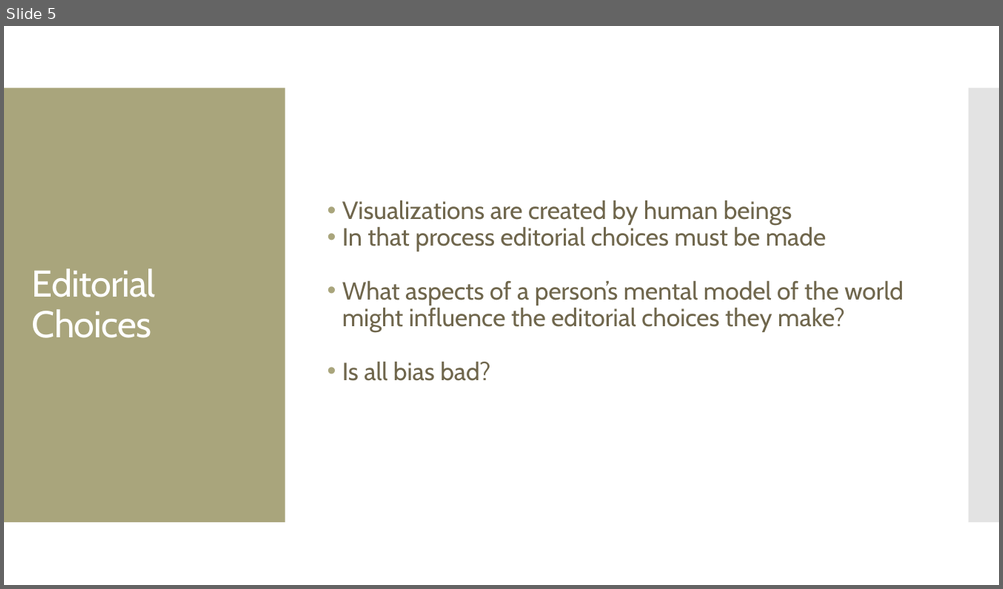
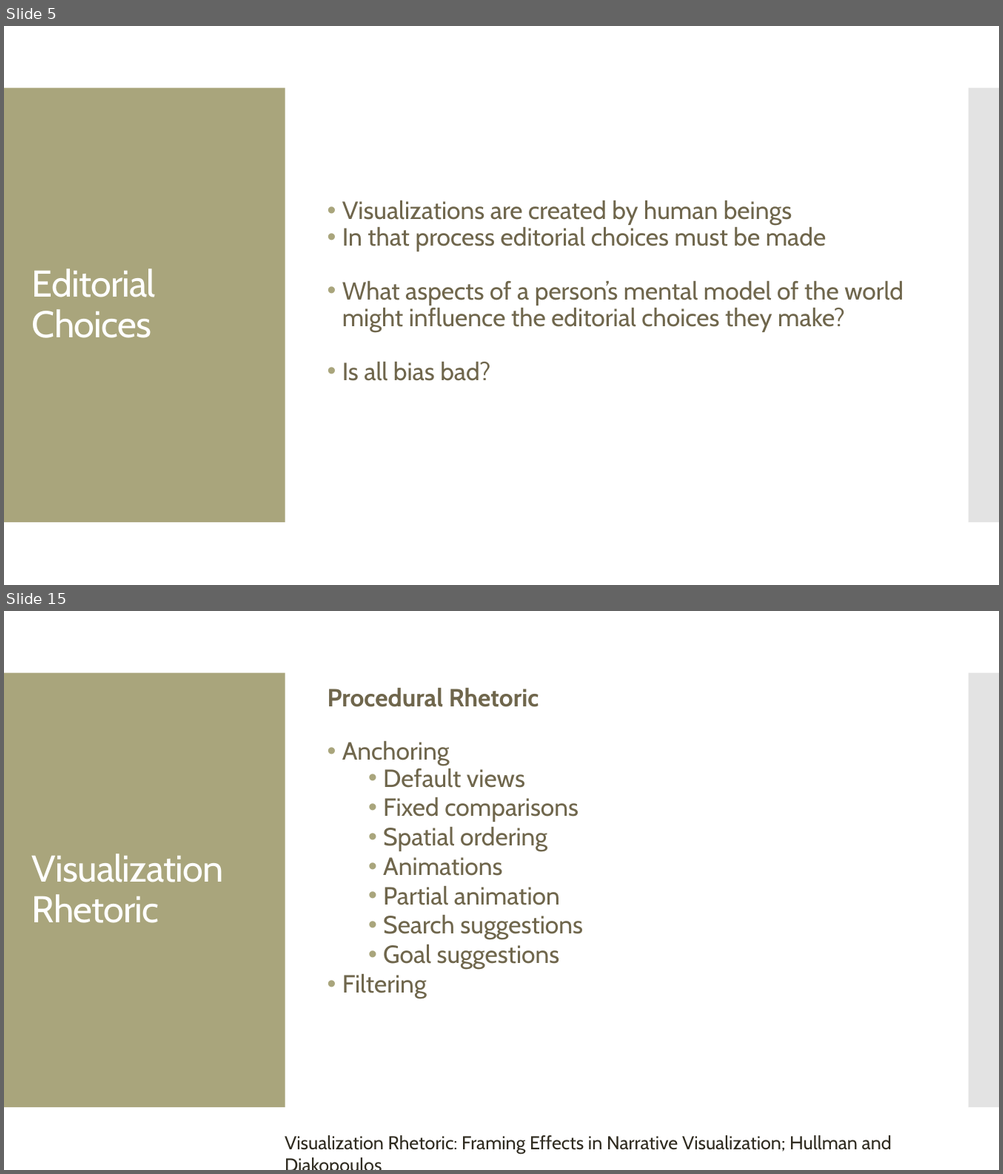
Before and after one commit to amosca01/SDS-CSC109, a slide deck: slides/14-persuasive-vis.pptx. Shown one above the other, each under a label of ours: slide 5 before the commit, slides 5 and 15 after it; the slides between them are not shown. The pictures are 1003x589 and 1003x1174 pixels, drawn with LibreOffice and Linux fonts; fonts in the diff are those of the drawing. Boxes give left, top, right and bottom in pixels: in the first picture for what was removed or moved away, otherwise in the second. Text is boxed around its words. In the diff, an @@ line names an element or a change of style, - is before the commit and + after.

```diff
--- a/slides/14-persuasive-vis.pptx
+++ b/slides/14-persuasive-vis.pptx
@@ slide 15 added at box(4, 611, 999, 1170), background #FFFFFF; not listed: 2 template elements that a slide beside it also shows @@
@@ text added at box(327, 688, 583, 999), 24 pt, text #6F664C @@
+Procedural Rhetoric
+• Anchoring
+  • Default views
+  • Fixed comparisons
+  • Spatial ordering
+  • Animations
+  • Partial animation
+  • Search suggestions
+  • Goal suggestions
+• Filtering
@@ title added at box(32, 854, 223, 923), 36 pt, text #FFFFFF @@
+Visualization Rhetoric
@@ text added at box(284, 1136, 891, 1154), 18 pt, text #2F2B20 @@
+Visualization Rhetoric: Framing Effects in Narrative Visualization; Hullman and Diakopoulos
```
Also in this commit, not shown: 3 slides changed, 10 other slides added, 12 other files.
